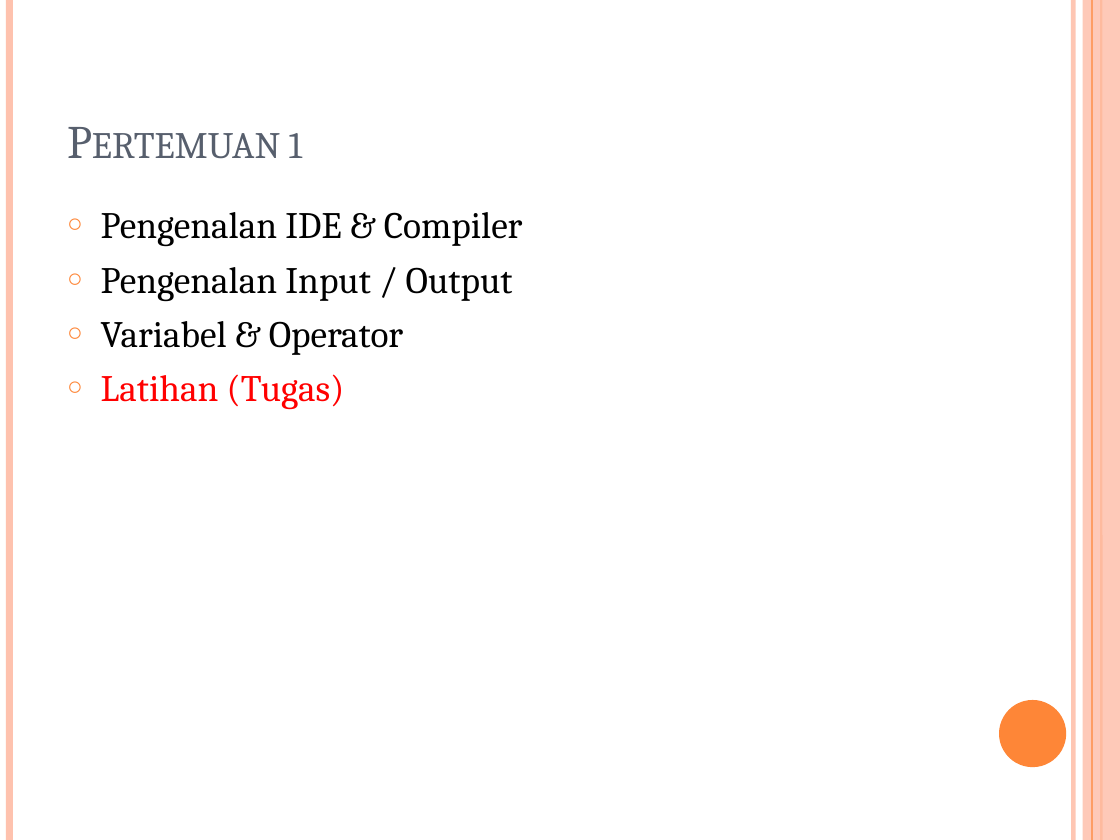
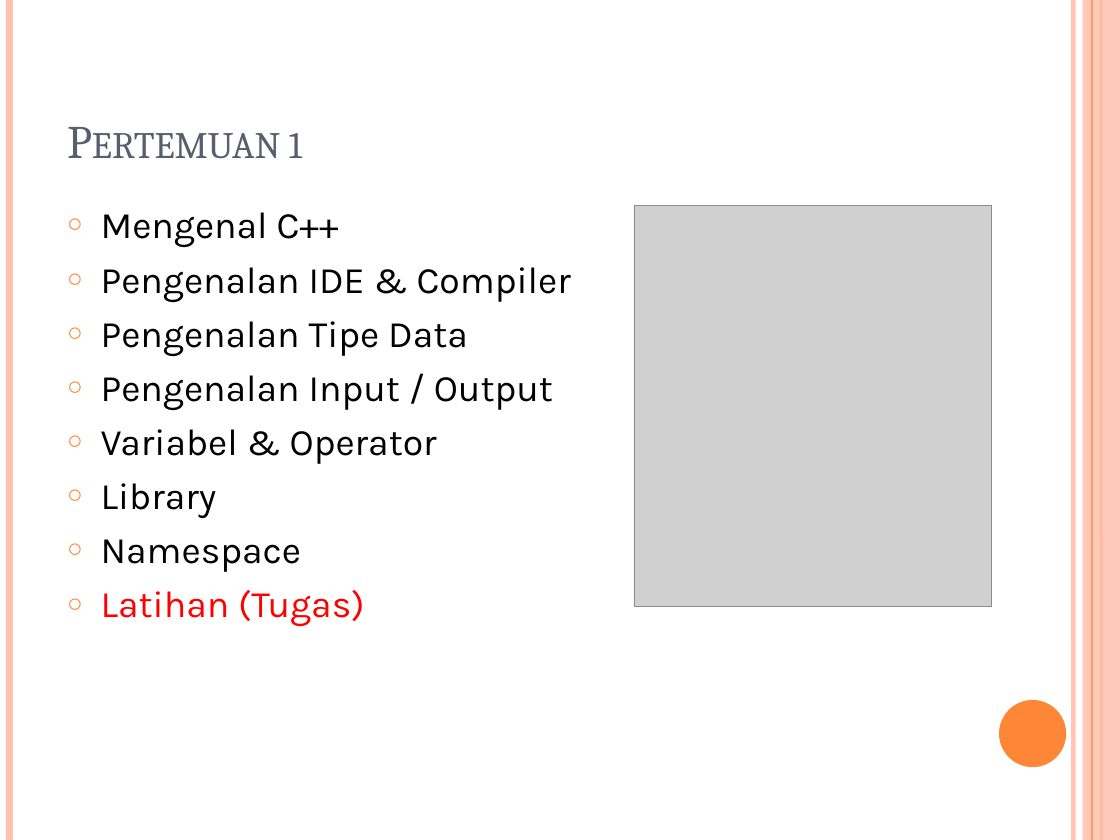
Before and after one commit to tandasanyu/Binus_CPP_2023, a slide deck: slide 2 of Pertemuan1/Pengenalan C++_Pertemuan1_02-09-2023.pptx. Drawn at 1120x840 pixels with LibreOffice and Linux fonts; fonts in the diff are those of the drawing; grey boxes stand for pictures. Boxes give left, top, right and bottom in pixels: in the first picture for what was removed or moved away, otherwise in the second. Text is boxed around its words. In the diff, an @@ line names an element or a change of style, - is before the commit and + after.

Commit message:
Update Pengenalan C++_Pertemuan1_02-09-2023.pptx
Update PPT

```diff
--- a/Pertemuan1/Pengenalan C++_Pertemuan1_02-09-2023.pptx
+++ b/Pertemuan1/Pengenalan C++_Pertemuan1_02-09-2023.pptx
@@ picture added at <box>635,205,992,606</box> @@
@@ text at <box>101,212,339,247</box>: paragraph added @@
+○ Mengenal C++
@@ text at <box>101,267,571,627</box>: font Cambria to Karla in "Pengenalan IDE & Compiler", "Pengenalan Input / Output", "Variabel & Operator", "Latihan (Tugas)" @@
@@ text at <box>101,321,468,356</box>: paragraph added @@
+○ Pengenalan Tipe Data
@@ text at <box>101,483,302,572</box>: paragraphs added @@
+○ Library
+○ Namespace
```
Also in this commit, not shown: 8 other slides changed, 9 slides added.
